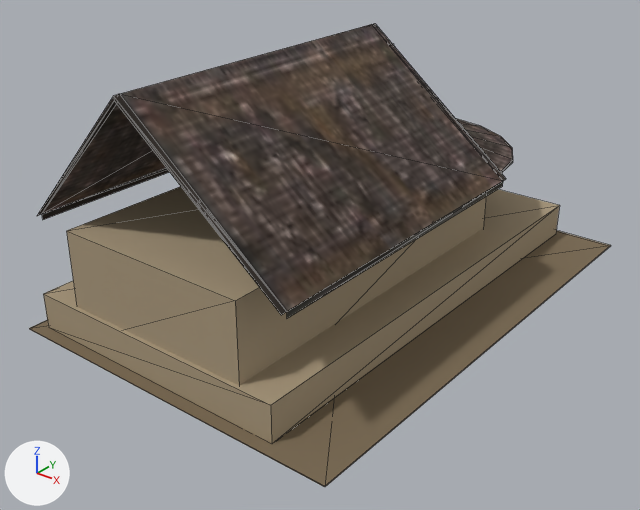
An edit to the glTF model assets/dist/dweller_building_housing/lod2.glb, drawn before and after from the same camera.
One viewpoint serves both versions: a 50 mm camera at (17.9, -23.9, 15.7) aimed at (0.0, -1.6, 1.8). Arrows for +X, +Y and +Z are at lower left; the lights stay in place. The first picture is the older version. Mesh edges are drawn as thin lines. Vertices at exactly the same position are counted once.

The first picture shows 'dweller_building_housing'.
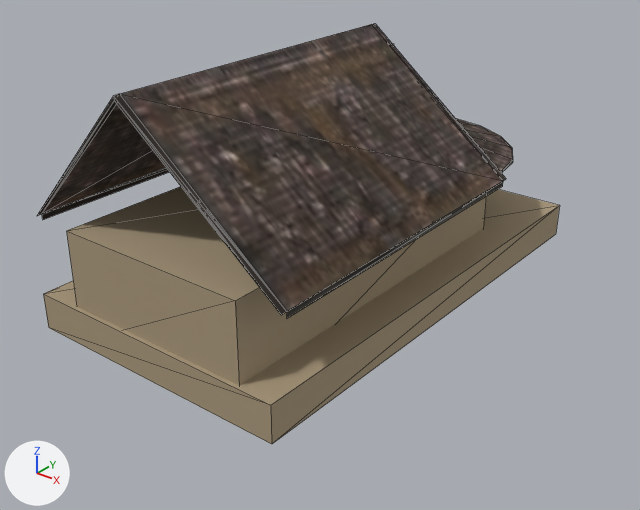
What differs and where, as boxes [x1, y1, x2, y2] in the pictures (640 x 510 px):
'dweller_building_housing', reshaped (10% narrower, 9% shorter)
    before: [29, 23, 611, 487]
    after: [37, 23, 560, 444]
part 1 of me_dweller_building_housing, deleted (brown)
    before: [29, 230, 611, 487]

What the commit changed:
me_dweller_building_housing is used by ob_dweller_building_housing; location (0.0, 0.0, 0.0).
me_dweller_building_housing had 115 vertices, 158 faces and spanned x -6.5..6.5, y -9.5..9.5, z 0.0..9.0.
me_dweller_building_housing no longer uses material mat_dirt (brown #7a6a52).
me_dweller_building_housing now has 107 vertices, 146 faces and spans x -6.1..4.5, y -9.0..9.5, z 0.0..9.0.
me_dweller_building_housing part 1: the loose piece of 8 vertices spanning x -6.5..6.5, y -9.5..9.5, z 0.0 is deleted.
